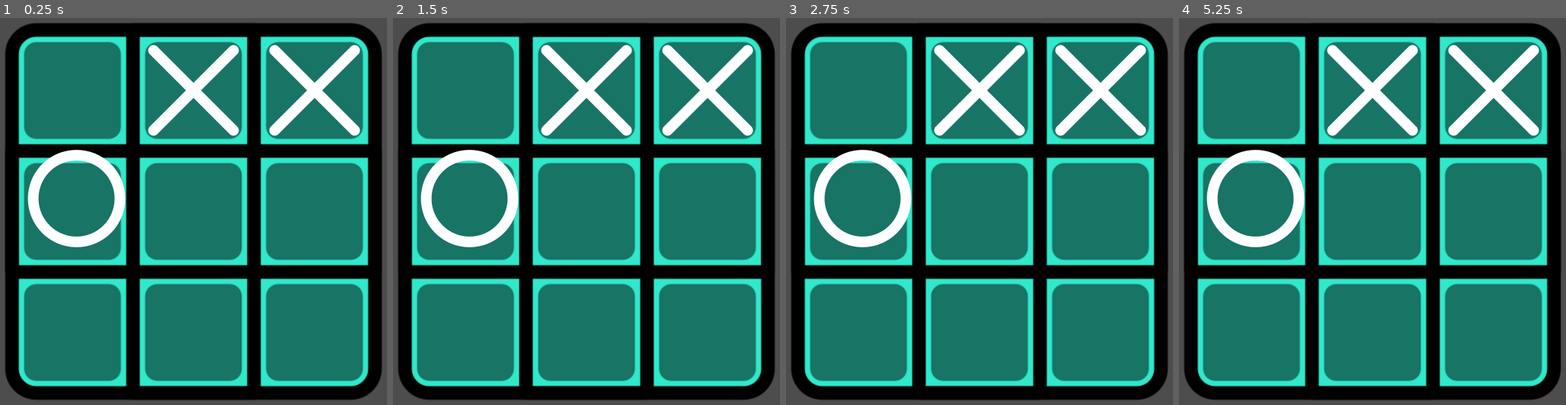
Above: before the commit, frames 1-4 (left to right).
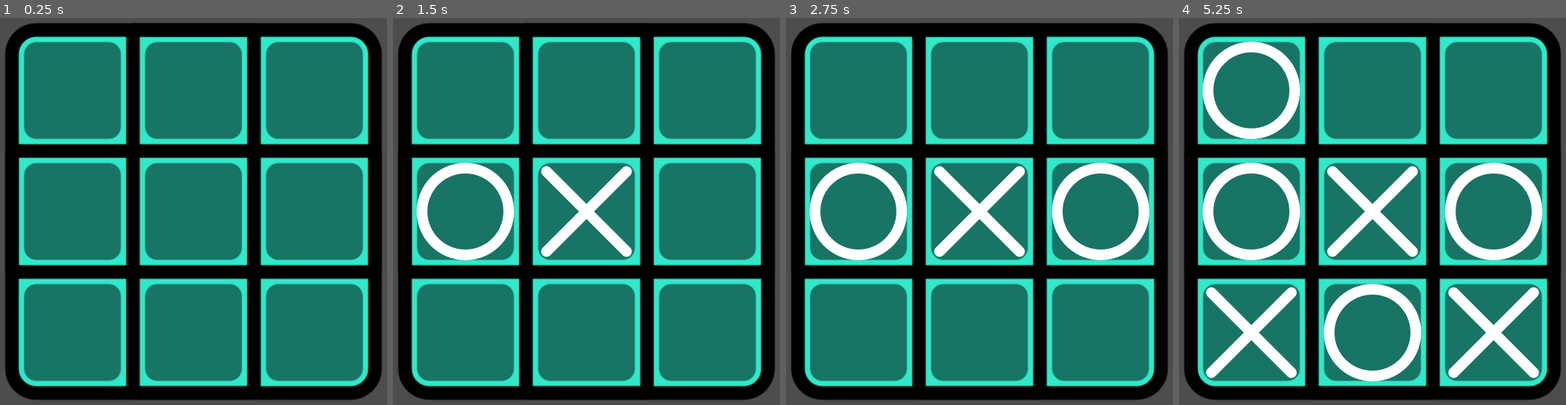
Above: after the commit, the same moments.

Repository: Blxee/iternal-tictactoe
Game: Godot game, scene res://scenes/game_scene.tscn
Same seed, same stepped clock (60 frames per second), same inputs: the game is played once before the commit and once after it.
Inputs (mouse positions are in pixels of both pictures, inside the frame that each line leads up to; where the layout moved, square brackets give the same spot in the first picture):
- Up to frame 1 (0.25 s): no input
- Up to frame 2 (1.5 s): click (466, 211) at 0.52 s; click (586, 211) at 1.27 s
- Up to frame 3 (2.75 s): click (1099, 211) at 2.02 s
- Up to frame 4 (5.25 s): click (1252, 331) at 2.77 s; click (1372, 331) at 3.52 s; click (1492, 331) at 4.27 s; click (1252, 91) [1256, 91] at 5 s

The runs differ from the first frame. In frame 1, 5.6% of the frame differs, in the area x 7-94%, y 6-60%; in frame 2, 8.3%; in frame 3, 10%; in frame 4, 18%, in the area x 6-94%, y 6-94%.

Commit message:
Added: board squares and connected signals

Diff:
--- a/scenes/game_scene.tscn
+++ b/scenes/game_scene.tscn
@@ -1,10 +1,8 @@
-[gd_scene load_steps=6 format=3 uid="uid://c0jgunbwndq1l"]
+[gd_scene load_steps=4 format=3 uid="uid://c0jgunbwndq1l"]
 
 [ext_resource type="Texture2D" uid="uid://cfdef4b5pfqja" path="res://assets/images/tictac_board.svg" id="1_dvuco"]
 [ext_resource type="Script" path="res://scripts/game_scene.gd" id="1_jdaub"]
-[ext_resource type="Texture2D" uid="uid://bt8yq1puaq7q" path="res://assets/images/tictac_x.svg" id="2_381i8"]
 [ext_resource type="PackedScene" uid="uid://d0wkvesmmgfam" path="res://scenes/square.tscn" id="2_limhx"]
-[ext_resource type="Texture2D" uid="uid://b5ew17x1k0c08" path="res://assets/images/tictac_o.svg" id="5_82mvq"]
 
 [node name="GameScene" type="Control"]
 layout_mode = 3
@@ -41,27 +39,49 @@
 
 [node name="Square" parent="AspectRatioContainer/MarginContainer/GridContainer" instance=ExtResource("2_limhx")]
 layout_mode = 2
-
-[node name="TextureRect2" type="TextureRect" parent="AspectRatioContainer/MarginContainer/GridContainer"]
-custom_minimum_size = Vector2(280, 280)
-layout_mode = 2
-size_flags_horizontal = 6
-texture = ExtResource("2_381i8")
-expand_mode = 1
-stretch_mode = 5
-
-[node name="TextureRect3" type="TextureRect" parent="AspectRatioContainer/MarginContainer/GridContainer"]
-custom_minimum_size = Vector2(280, 280)
-layout_mode = 2
-size_flags_horizontal = 10
-texture = ExtResource("2_381i8")
-expand_mode = 1
-stretch_mode = 5
+size_flags_horizontal = 2
+size_flags_vertical = 2
 
 [node name="Square2" parent="AspectRatioContainer/MarginContainer/GridContainer" instance=ExtResource("2_limhx")]
 layout_mode = 2
-icon = ExtResource("5_82mvq")
-mark = 2
+size_flags_vertical = 2
 
 [node name="Square3" parent="AspectRatioContainer/MarginContainer/GridContainer" instance=ExtResource("2_limhx")]
 layout_mode = 2
+size_flags_horizontal = 10
+size_flags_vertical = 2
+
+[node name="Square4" parent="AspectRatioContainer/MarginContainer/GridContainer" instance=ExtResource("2_limhx")]
+layout_mode = 2
+size_flags_horizontal = 2
+
+[node name="Square5" parent="AspectRatioContainer/MarginContainer/GridContainer" instance=ExtResource("2_limhx")]
+layout_mode = 2
+
+[node name="Square6" parent="AspectRatioContainer/MarginContainer/GridContainer" instance=ExtResource("2_limhx")]
+layout_mode = 2
+size_flags_horizontal = 10
+
+[node name="Square7" parent="AspectRatioContainer/MarginContainer/GridContainer" instance=ExtResource("2_limhx")]
+layout_mode = 2
+size_flags_horizontal = 2
+size_flags_vertical = 10
+
+[node name="Square8" parent="AspectRatioContainer/MarginContainer/GridContainer" instance=ExtResource("2_limhx")]
+layout_mode = 2
+size_flags_vertical = 10
+
+[node name="Square9" parent="AspectRatioContainer/MarginContainer/GridContainer" instance=ExtResource("2_limhx")]
+layout_mode = 2
+size_flags_horizontal = 10
+size_flags_vertical = 10
+
+[connection signal="mark_pressed" from="AspectRatioContainer/MarginContainer/GridContainer/Square" to="." method="_on_mark_pressed"]
+[connection signal="mark_pressed" from="AspectRatioContainer/MarginContainer/GridContainer/Square2" to="." method="_on_mark_pressed"]
+[connection signal="mark_pressed" from="AspectRatioContainer/MarginContainer/GridContainer/Square3" to="." method="_on_mark_pressed"]
+[connection signal="mark_pressed" from="AspectRatioContainer/MarginContainer/GridContainer/Square4" to="." method="_on_mark_pressed"]
+[connection signal="mark_pressed" from="AspectRatioContainer/MarginContainer/GridContainer/Square5" to="." method="_on_mark_pressed"]
+[connection signal="mark_pressed" from="AspectRatioContainer/MarginContainer/GridContainer/Square6" to="." method="_on_mark_pressed"]
+[connection signal="mark_pressed" from="AspectRatioContainer/MarginContainer/GridContainer/Square7" to="." method="_on_mark_pressed"]
+[connection signal="mark_pressed" from="AspectRatioContainer/MarginContainer/GridContainer/Square8" to="." method="_on_mark_pressed"]
+[connection signal="mark_pressed" from="AspectRatioContainer/MarginContainer/GridContainer/Square9" to="." method="_on_mark_pressed"]
--- a/scenes/square.tscn
+++ b/scenes/square.tscn
@@ -13,6 +13,7 @@
 [node name="Square" type="Button"]
 custom_minimum_size = Vector2(280, 280)
 size_flags_horizontal = 6
+size_flags_vertical = 6
 theme_override_styles/normal = SubResource("StyleBoxEmpty_gl3sl")
 theme_override_styles/hover = SubResource("StyleBoxEmpty_ukxsf")
 theme_override_styles/disabled = SubResource("StyleBoxEmpty_h86v3")
--- a/scripts/game_scene.gd
+++ b/scripts/game_scene.gd
@@ -1 +1,13 @@
 extends Control
+
+var turn: Square.Mark = [Square.Mark.X, Square.Mark.O].pick_random()
+
+
+func _on_mark_pressed(square: Square, index: int) -> void:
+	if not square.is_marked():
+		square.mark = turn
+		_swap_turn()
+
+
+func _swap_turn() -> void:
+	turn = Square.Mark.X if (turn == Square.Mark.O) else Square.Mark.O
--- a/scripts/square.gd
+++ b/scripts/square.gd
@@ -2,7 +2,7 @@
 class_name Square
 extends Button
 
-signal mark_pressed(spuare: Square, index: int)
+signal mark_pressed(square: Square, index: int)
 
 @export_enum('NONE', 'X', 'O') var mark: int = Mark.NONE:
 	set(value):
